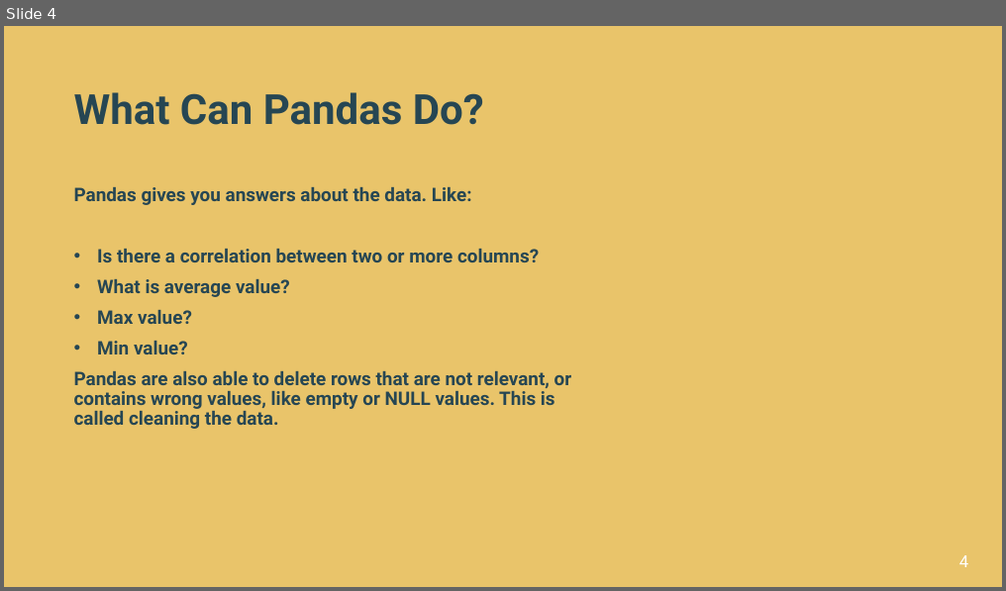
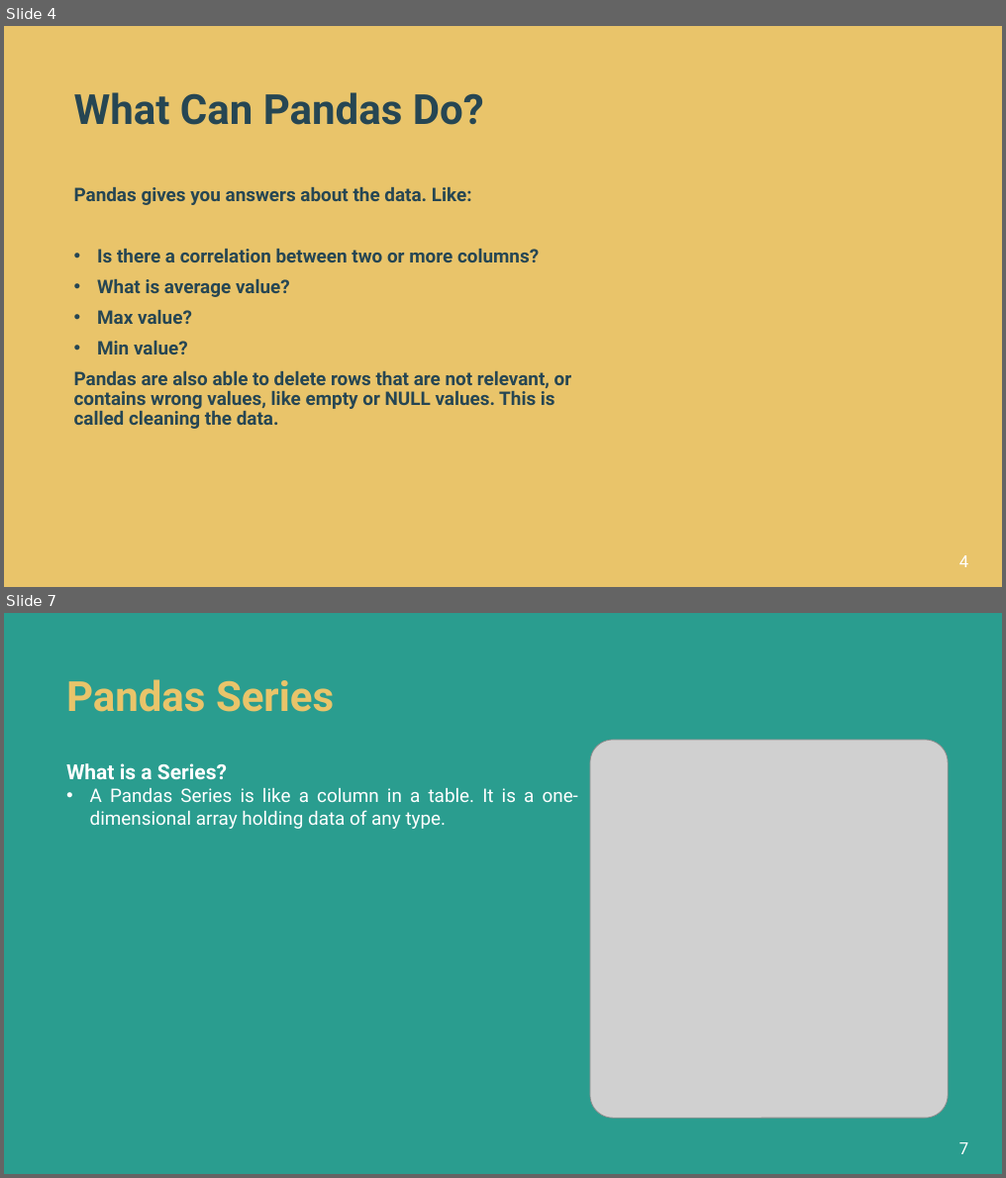
Before and after one commit to alishhde/PandasTutorial, a slide deck: Pandas Tutorials.pptx. Shown one above the other, each under a label of ours: slide 4 before the commit, slides 4 and 7 after it; the slides between them are not shown. The pictures are 1006x591 and 1006x1178 pixels, drawn with LibreOffice and Linux fonts; fonts in the diff are those of the drawing; grey boxes stand for pictures; background and template pictures are left out. Boxes give left, top, right and bottom in pixels: in the first picture for what was removed or moved away, otherwise in the second. Text is boxed around its words. In the diff, an @@ line names an element or a change of style, - is before the commit and + after.

```diff
--- a/Pandas Tutorials.pptx
+++ b/Pandas Tutorials.pptx
@@ slide 7 added at [4, 613, 1002, 1174], background #2A9D8F @@
@@ title added at [66, 679, 334, 712], 40 pt, text #E9C46A, bold @@
+Pandas Series
@@ picture added at [590, 740, 948, 1118] @@
@@ text added at [66, 763, 578, 829], 18 pt, text #FFFFFF @@
+What is a Series?
+• A Pandas Series is like a column in a table. It is a one-dimensional array holding data of any type.
@@ page number added at [959, 1143, 968, 1155], 16 pt, text #FFFFFF @@
+7
```
Also in this commit, not shown: 13 slides changed, 34 other slides added, 11 other files.
